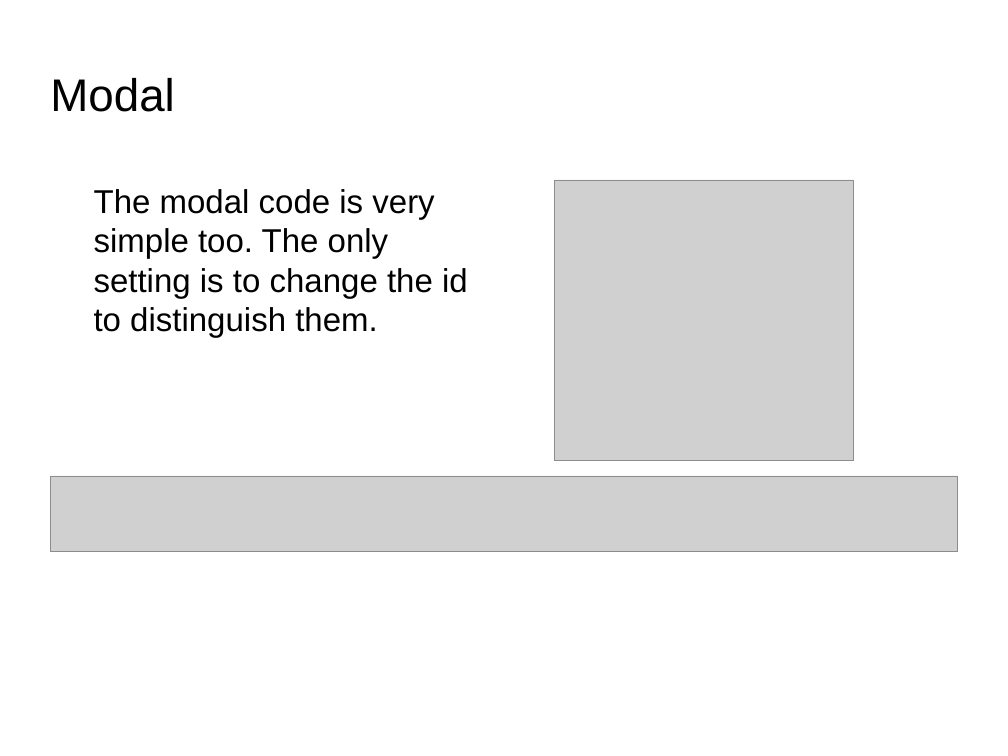
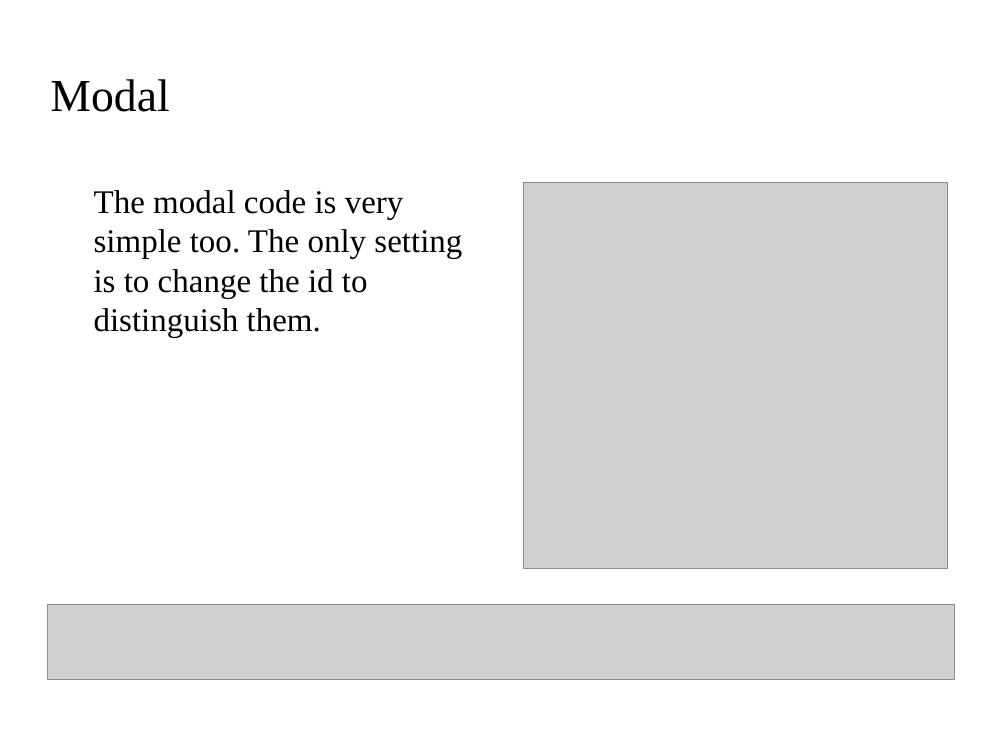
Before and after one commit to alvarocrego/EjercicioMrRuiz, a slide deck: slide 4 of web/Alvaro Crego_Bootstrap.odp (slide 3 before the commit). Drawn at 1008x756 pixels with LibreOffice and Linux fonts; fonts in the diff are those of the drawing; grey boxes stand for pictures; background and template pictures are left out. Boxes give left, top, right and bottom in pixels: in the first picture for what was removed or moved away, otherwise in the second. Text is boxed around its words. In the diff, an @@ line names an element or a change of style, - is before the commit and + after.

```diff
--- a/web/Alvaro Crego_Bootstrap.odp
+++ b/web/Alvaro Crego_Bootstrap.odp
@@ title "Modal" at [50,79,169,112]: font Arial to Times New Roman @@
@@ text "The modal code is very ..." at [94,190,462,338]: font Arial to Times New Roman @@
@@ picture: place and size @@
-picture at [554,180,853,461]
+picture at [524,183,948,569]
@@ picture: place and size @@
-picture at [50,477,958,552]
+picture at [48,605,955,680]
```
Also in this commit, not shown: 6 other slides changed, 2 slides added, 1 slide removed.
